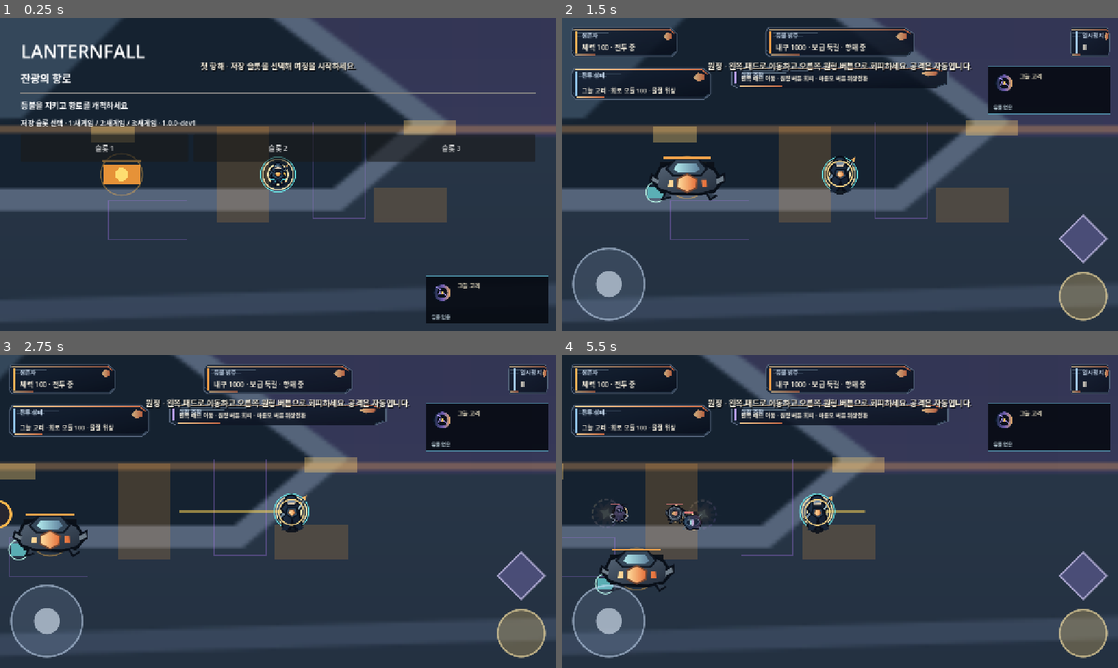
Above: before the commit, frames 1-4 (two rows, left to right).
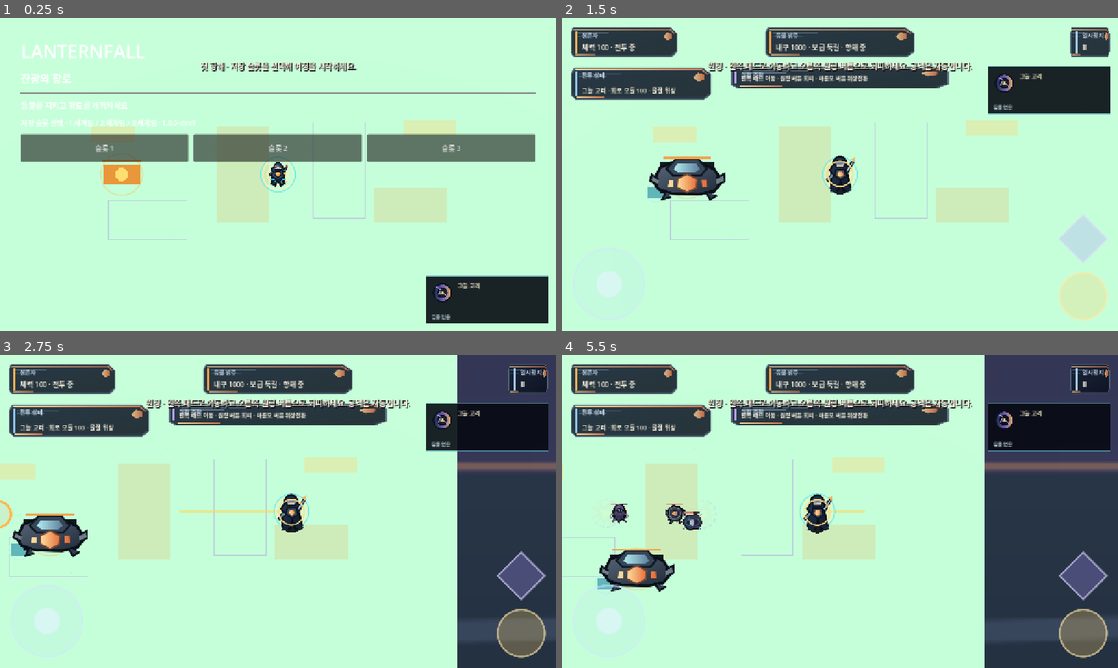
Above: after the commit, the same moments.

Repository: shaterguy/temporary-repository
Game: Godot game, scene res://game/ui/main_shell.tscn
Same seed, same stepped clock (60 frames per second), same inputs: the game is played once before the commit and once after it.
Inputs (mouse positions are in pixels of both pictures, inside the frame that each line leads up to):
- Up to frame 1 (0.25 s): no input
- Up to frame 2 (1.5 s): click "슬롯 1" at 0.5 s; click "선택 1" at 1.25 s
- Up to frame 3 (2.75 s): tap Enter at 2 s; move the mouse to (400, 495) at 2.02 s; hold D from 2.03 s (still down); tap 1 at 2.1 s; click (400, 495) at 2.17 s; tap Space at 2.27 s
- Up to frame 4 (5.5 s): release D at 2.75 s; drag from (728, 527) to (812, 574) at 2.77 s; move the mouse to (895, 442) at 3.52 s; hold D 3.53-4.25 s; tap 2 at 3.6 s; click (895, 442) at 3.67 s; drag from (812, 574) to (673, 464) at 4.27 s; move the mouse to (1006, 558) at 5.02 s; hold A from 5.03 s (still down); tap 5 at 5.1 s; click (1006, 558) at 5.17 s; tap Space at 5.27 s

The runs differ from the first frame. In frame 1, 95% of the frame differs, in the area x 0-100%, y 0-100%; in frame 2, 89%; in frame 3, 75%; in frame 4, 69%.

Commit message:
feat: mount 3D medieval field in main shell

Diff:
--- a/game/ui/main_shell.tscn
+++ b/game/ui/main_shell.tscn
@@ -11,6 +11,7 @@
 [ext_resource type="Script" path="res://game/ui/mobile_input_overlay.gd" id="9_w25_mobile_controls"]
 [ext_resource type="Script" path="res://game/ui/pre_expedition_touch_controls.gd" id="10_pre_expedition_touch"]
 [ext_resource type="Script" path="res://game/ui/screen_ui_bridge.gd" id="11_screen_ui"]
+[ext_resource type="Script" path="res://game/presentation/medieval_field_2_5d.gd" id="12_medieval_field"]
 
 [sub_resource type="SystemFont" id="SystemFont_ui"]
 font_names = PackedStringArray("Noto Sans CJK KR", "Noto Sans KR", "sans-serif")
@@ -51,6 +52,27 @@
 expand_mode = 1
 stretch_mode = 6
 
+[node name="WorldPresentation" type="SubViewportContainer" parent="."]
+unique_name_in_owner = true
+z_index = -5
+layout_mode = 1
+anchors_preset = 15
+anchor_right = 1.0
+anchor_bottom = 1.0
+grow_horizontal = 2
+grow_vertical = 2
+mouse_filter = 2
+stretch = true
+
+[node name="SubViewport" type="SubViewport" parent="WorldPresentation"]
+handle_input_locally = false
+size = Vector2i(1280, 720)
+render_target_update_mode = 4
+
+[node name="MedievalField3D" type="Node3D" parent="WorldPresentation/SubViewport"]
+unique_name_in_owner = true
+script = ExtResource("12_medieval_field")
+
 [node name="W13RepresentativeArt" type="Node2D" parent="."]
 unique_name_in_owner = true
 z_index = 10
Not shown: 1 places in game/ui/main_shell.tscn that only renumber resources
